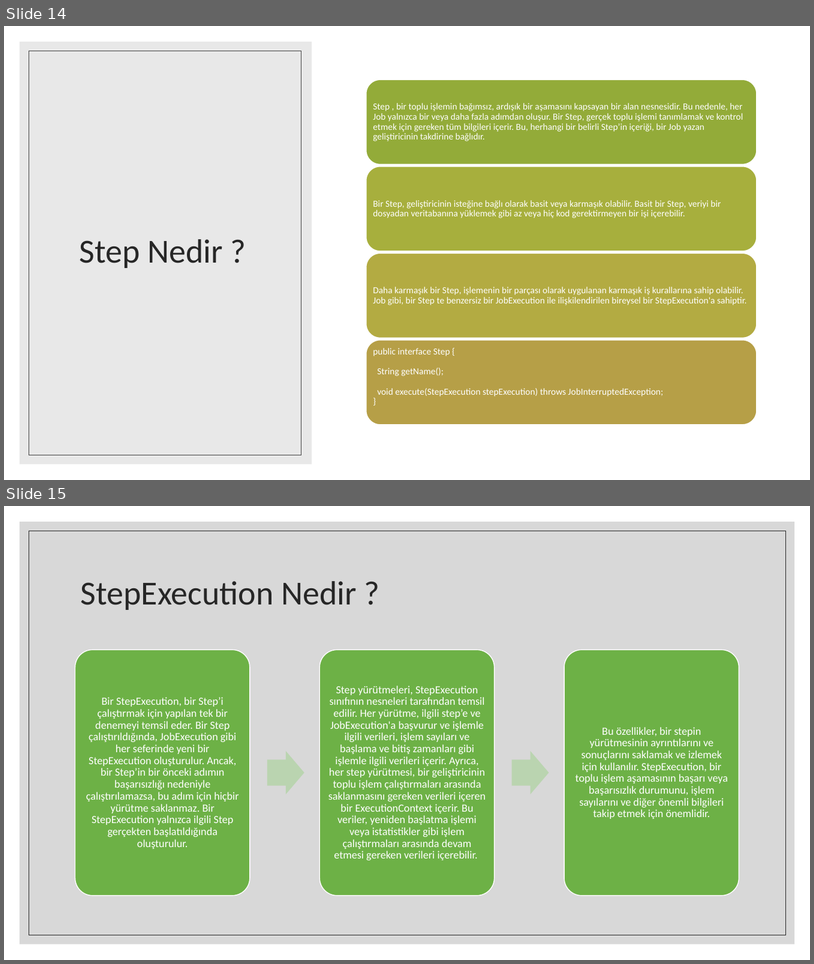
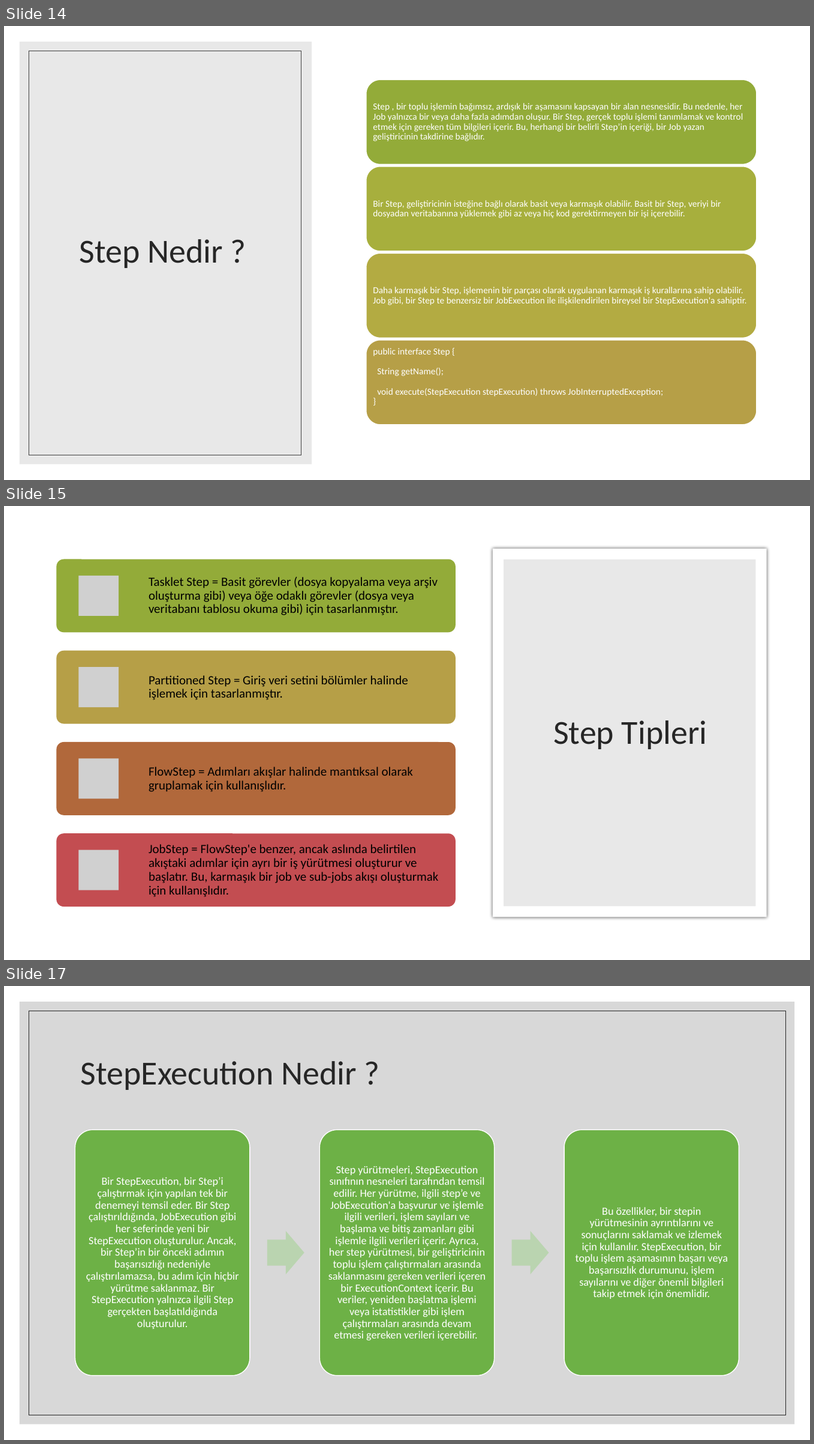
Before and after one commit to yusufemirhanarslan/PythonExercise, a slide deck: SpringBatch.pptx. Shown one above the other, each under a label of ours: slides 14 and 15 before the commit, slides 14, 15 and 17 after it; the slides between them are not shown. The pictures are 814x964 and 814x1444 pixels, drawn with LibreOffice and Linux fonts; fonts in the diff are those of the drawing; grey boxes stand for pictures. Boxes give left, top, right and bottom in pixels: in the first picture for what was removed or moved away, otherwise in the second. Text is boxed around its words. In the diff, an @@ line names an element or a change of style, - is before the commit and + after.

```diff
--- a/SpringBatch.pptx
+++ b/SpringBatch.pptx
@@ slide 15 added at (x1=4, y1=506, x2=810, y2=960), background #FFFFFF @@
@@ rectangle added at (x1=4, y1=506, x2=810, y2=960), fill #FFFFFF @@
@@ rectangle added at (x1=493, y1=549, x2=767, y2=917), fill #FFFFFF @@
@@ rectangle added at (x1=504, y1=559, x2=756, y2=906), fill #D9D9D9 at 60% opacity @@
@@ title added at (x1=554, y1=720, x2=707, y2=749), 40 pt, text #262626 @@
+Step Tipleri
@@ group added at (x1=57, y1=559, x2=456, y2=906): 4 rounded rectangles, 4 pictures, 4 texts @@
+Tasklet Step = Basit görevler (dosya kopyalama veya arşiv oluşturma gibi) veya öğe odaklı görevler (dosya veya veritabanı tablosu okuma gibi) için tasarlanmıştır.
+Partitioned Step = Giriş veri setini bölümler halinde işlemek için tasarlanmıştır.
+FlowStep = Adımları akışlar halinde mantıksal olarak gruplamak için kullanışlıdır.
+JobStep = FlowStep'e benzer, ancak aslında belirtilen akıştaki adımlar için ayrı bir iş yürütmesi oluşturur ve başlatır. Bu, karmaşık bir job ve sub-jobs akışı oluşturmak için kullanışlıdır.
@@ what was slide 15 is now slide 17 @@
```
Also in this commit, not shown: 1 other slide added, 1 other file.
